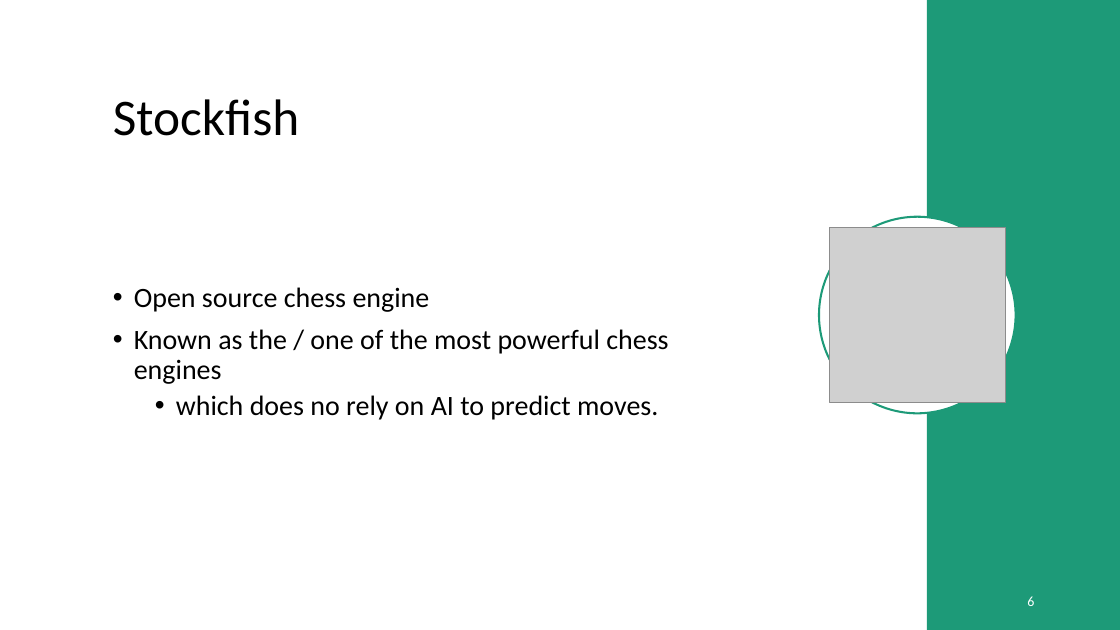
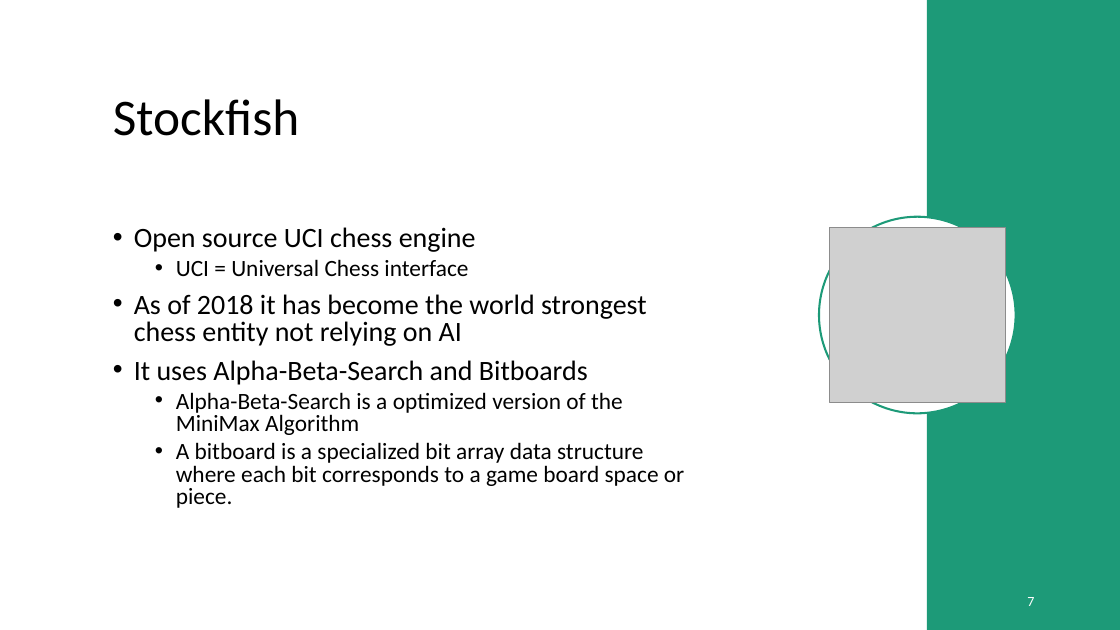
Before and after one commit to Brebeck-Jan/chessmaster, a slide deck: slide 7 of Präsentationen/Zwischen_Präse/Chessmaster_Zwischenpräsentation.pptx (slide 6 before the commit). Drawn at 1120x630 pixels with LibreOffice and Linux fonts; fonts in the diff are those of the drawing; grey boxes stand for pictures. Boxes give left, top, right and bottom in pixels: in the first picture for what was removed or moved away, otherwise in the second. Text is boxed around its words. In the diff, an @@ line names an element or a change of style, - is before the commit and + after.

```diff
--- a/Präsentationen/Zwischen_Präse/Chessmaster_Zwischenpräsentation.pptx
+++ b/Präsentationen/Zwischen_Präse/Chessmaster_Zwischenpräsentation.pptx
@@ text at box(134, 227, 684, 508): text changed; size 24 to 20 pt @@
-• Open source chess engine
-• Known as the / one of the most powerful chess engines
-  • which does no rely on AI to predict moves.
+• Open source UCI chess engine
+  • UCI = Universal Chess interface
+• As of 2018 it has become the world strongest chess entity not relying on AI
+• It uses Alpha-Beta-Search and Bitboards
+  • Alpha-Beta-Search is a optimized version of the MiniMax Algorithm
+  • A bitboard is a specialized bit array data structure where each bit corresponds to a game board space or piece.
@@ page number at box(1027, 597, 1034, 606): text changed @@
-6
+7
```
Also in this commit, not shown: 1 other slide changed, 1 slide added, 1 slide removed.
